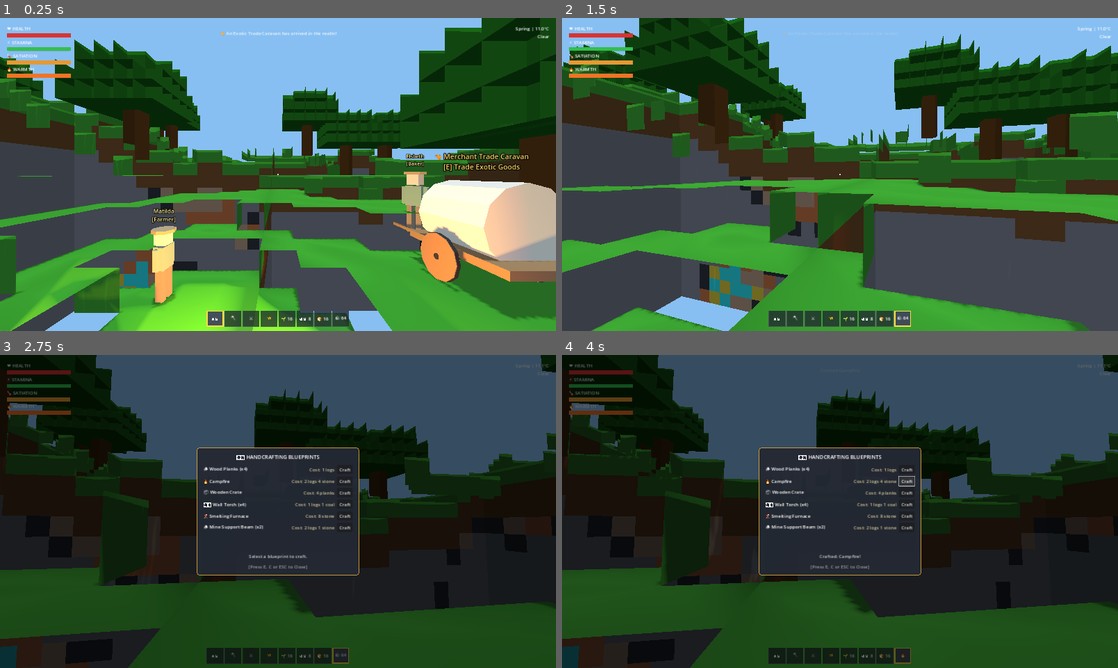
Above: before the commit, frames 1-4 (two rows, left to right).
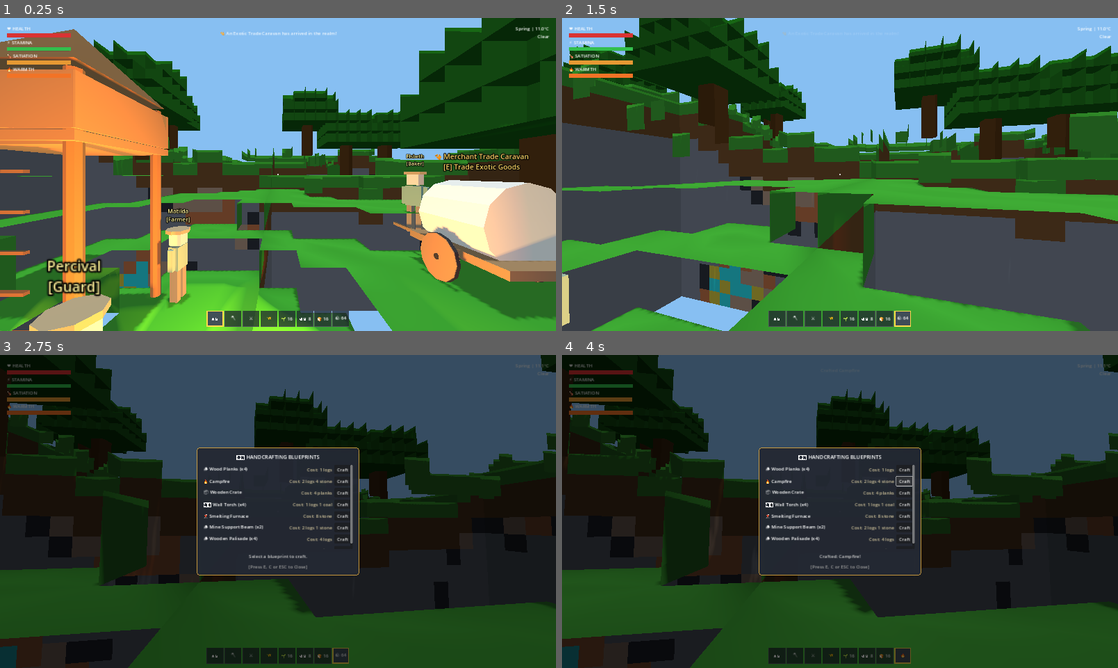
Above: after the commit, the same moments.

Repository: dilmurodmuxsinjonov/my-game
Game: Godot game, scene res://scenes/main.tscn
Two runs of this game, one before a commit and one after it. Both use one fixed random seed, a clock stepped at 60 frames per second and the inputs below.
Inputs (mouse positions are in pixels of both pictures, inside the frame that each line leads up to):
- Up to frame 1 (0.25 s): no input
- Up to frame 2 (1.5 s): tap Enter at 0.5 s; move the mouse to (867, 174) at 0.52 s; hold W from 0.53 s (still down); tap 1 at 0.6 s; click (867, 174) at 0.67 s; tap Space at 0.77 s; move the mouse to (812, 174) at 1.27 s; tap 8 at 1.35 s
- Up to frame 3 (2.75 s): keep holding W; tap Space at 1.52 s; move the mouse to (289, 505) at 2.02 s; tap E at 2.1 s
- Up to frame 4 (4 s): release W at 2.75 s; click "Craft" at 2.75 s; click "Craft" at 3.5 s

The runs differ from the first frame. In frame 1, 18% of the frame differs, in the area x 0-40%, y 3-100%; in frame 2, 0.2%; in frame 3, 0.6%; in frame 4, 0.6%.

Commit message:
feat(fortifications): add archery ballistics, watchtowers, guard citizens, and defensive palisades

Diff:
--- /dev/null
+++ b/scripts/combat/projectile.gd
@@ -0,0 +1,96 @@
+class_name Projectile
+extends Node3D
+
+## Ballistic Projectile Engine (Arrow / Bolt).
+## Simulates parabolic ballistic trajectory y(t) = y0 + vy*t - 0.5*g*t^2,
+## raycast collision detection against entities (Bandits, Player) and voxel terrain.
+
+signal impacted(hit_target: Node, hit_point: Vector3)
+
+var velocity: Vector3 = Vector3.ZERO
+var gravity: float = 9.8
+var damage: float = 35.0
+var shooter: Node = null
+var lifetime: float = 6.0
+var age: float = 0.0
+var is_stuck: bool = false
+
+var model_instance: Node3D
+
+func _ready() -> void:
+	_setup_visuals()
+
+func _setup_visuals() -> void:
+	var glb_path = "res://assets/models/arrow.glb"
+	if ResourceLoader.exists(glb_path):
+		var scene_res = load(glb_path)
+		if scene_res:
+			model_instance = scene_res.instantiate()
+			add_child(model_instance)
+
+func launch(start_pos: Vector3, direction: Vector3, speed: float, dmg: float, p_shooter: Node = null) -> void:
+	global_position = start_pos
+	velocity = direction.normalized() * speed
+	damage = dmg
+	shooter = p_shooter
+	if velocity.length_squared() > 0.01:
+		look_at(global_position + velocity, Vector3.UP)
+
+func _process(delta: float) -> void:
+	if is_stuck:
+		return
+
+	age += delta
+	if age >= lifetime:
+		queue_free()
+		return
+
+	# Ballistic arc integration
+	velocity.y -= gravity * delta
+	var step = velocity * delta
+	var next_pos = global_position + step
+
+	# Rotate towards flight vector
+	if velocity.length_squared() > 0.1:
+		var target_look = global_position + velocity
+		if abs(velocity.normalized().dot(Vector3.UP)) < 0.99:
+			look_at(target_look, Vector3.UP)
+
+	# Raycast check along trajectory
+	var space_state = get_world_3d().direct_space_state
+	var query = PhysicsRayQueryParameters3D.create(global_position, next_pos)
+	if shooter is CollisionObject3D:
+		query.exclude = [shooter.get_rid()]
+
+	var result = space_state.intersect_ray(query)
+	if result:
+		_handle_impact(result)
+	else:
+		global_position = next_pos
+
+func _handle_impact(result: Dictionary) -> void:
+	var hit_collider = result.get("collider")
+	var hit_pos = result.get("position", global_position)
+
+	emit_signal("impacted", hit_collider, hit_pos)
+
+	# Check if hit Bandit enemy
+	if hit_collider and hit_collider.has_method("take_damage"):
+		var knockback = velocity.normalized() * 3.5
+		hit_collider.take_damage(damage, knockback)
+		queue_free()
+		return
+
+	# Check if hit Player (if shot by bandit)
+	if hit_collider is Player:
+		hit_collider.take_damage(damage)
+		queue_free()
+		return
+
+	# Hit terrain or static geometry: stick into surface
+	global_position = hit_pos
+	is_stuck = true
+	# Fade out and clean up after 2.5 seconds
+	var tween = create_tween()
+	tween.tween_interval(2.5)
+	tween.tween_callback(queue_free)
--- a/scripts/core/game_manager.gd
+++ b/scripts/core/game_manager.gd
@@ -114,6 +114,12 @@
 	add_child(fn)
 	workstations.append(fn)
 
+	# 5. Defensive Watchtower
+	var wt = Watchtower.new()
+	var wt_y = voxel_world.get_surface_height(28, 28)
+	wt.position = Vector3(28.5, wt_y + 0.1, 28.5)
+	add_child(wt)
+
 func _spawn_initial_citizens() -> void:
 	var roles_to_spawn = [
 		{"role": Citizen.Role.FARMER, "name": "Geoffrey"},
@@ -121,7 +127,8 @@
 		{"role": Citizen.Role.LUMBERJACK, "name": "Robin"},
 		{"role": Citizen.Role.LUMBERJACK, "name": "Barnaby"},
 		{"role": Citizen.Role.MINER, "name": "Giles"},
-		{"role": Citizen.Role.BAKER, "name": "Elsbeth"}
+		{"role": Citizen.Role.BAKER, "name": "Elsbeth"},
+		{"role": Citizen.Role.GUARD, "name": "Percival"}
 	]
 
 	var spawn_center = Vector3(32, 0, 32)
@@ -179,6 +186,7 @@
 		"miner": role_enum = Citizen.Role.MINER
 		"baker": role_enum = Citizen.Role.BAKER
 		"blacksmith": role_enum = Citizen.Role.BLACKSMITH
+		"guard": role_enum = Citizen.Role.GUARD
 
 	for c in citizens:
 		if c.current_role != role_enum and c.current_role == Citizen.Role.UNASSIGNED:
--- a/scripts/core/voxel_chunk.gd
+++ b/scripts/core/voxel_chunk.gd
@@ -28,7 +28,10 @@
 	COPPER_ORE = 15,
 	STONE_BRICKS = 16,
 	SUPPORT_BEAM = 17,
-	DEEP_GEM_ORE = 18
+	DEEP_GEM_ORE = 18,
+	WOODEN_PALISADE = 19,
+	STONE_BATTLEMENT = 20,
+	WOODEN_GATE = 21
 }
 
 # Block properties
@@ -51,7 +54,10 @@
 	BlockType.COPPER_ORE: 2.0,
 	BlockType.STONE_BRICKS: 2.2,
 	BlockType.SUPPORT_BEAM: 1.2,
-	BlockType.DEEP_GEM_ORE: 3.5
+	BlockType.DEEP_GEM_ORE: 3.5,
+	BlockType.WOODEN_PALISADE: 2.5,
+	BlockType.STONE_BATTLEMENT: 3.0,
+	BlockType.WOODEN_GATE: 1.8
 }
 
 # Chunk grid coordinate (e.g. (0,0), (1,0))
@@ -205,4 +211,7 @@
 		BlockType.STONE_BRICKS: return Color(0.60, 0.60, 0.62)
 		BlockType.SUPPORT_BEAM: return Color(0.35, 0.20, 0.10)
 		BlockType.DEEP_GEM_ORE: return Color(0.20, 0.85, 0.85)
+		BlockType.WOODEN_PALISADE: return Color(0.32, 0.18, 0.08)
+		BlockType.STONE_BATTLEMENT: return Color(0.50, 0.50, 0.52)
+		BlockType.WOODEN_GATE: return Color(0.45, 0.28, 0.14)
 		_: return Color(0.9, 0.9, 0.9)
--- a/scripts/entities/bandit.gd
+++ b/scripts/entities/bandit.gd
@@ -32,6 +32,7 @@
 const GRAVITY: float = 16.0
 
 func _ready() -> void:
+	add_to_group("bandits")
 	_setup_visuals()
 	if voxel_world:
 		pathfinder = GridPathfinder3D.new(voxel_world)
--- a/scripts/entities/citizen.gd
+++ b/scripts/entities/citizen.gd
@@ -26,7 +26,8 @@
 	EATING = 6,
 	SLEEPING = 7,
 	HEALING = 8,
-	FLEEING = 9
+	FLEEING = 9,
+	DEFENDING = 10
 }
 
 @export var citizen_name: String = "Aldous"
@@ -49,6 +50,11 @@
 var pathfinder: GridPathfinder3D
 var voxel_world: VoxelWorld
 var supply_chain: SupplyChain
+
+# Guard & Defense
+var shoot_cooldown: float = 0.0
+var target_bandit: Node3D = null
+var watchtower_ref: Node3D = null
 
 # Locations & Timers
 var workplace_pos: Vector3 = Vector3.ZERO
@@ -110,6 +116,8 @@
 
 	if current_role == Role.UNASSIGNED:
 		_transition_to(State.IDLE)
+	elif current_role == Role.GUARD:
+		_navigate_to(workplace_pos, State.DEFENDING)
 	else:
 		_navigate_to(workplace_pos, State.MOVING_TO_WORK)
 
@@ -134,16 +142,19 @@
 
 	match current_state:
 		State.IDLE:
-			state_timer += delta
-			if state_timer >= wander_cooldown:
-				state_timer = 0.0
-				_start_wandering()
+			if current_role == Role.GUARD:
+				_transition_to(State.DEFENDING)
+			else:
+				state_timer += delta
+				if state_timer >= wander_cooldown:
+					state_timer = 0.0
+					_start_wandering()
 
 		State.WANDER:
-			_follow_path(delta, State.IDLE)
+			_follow_path(delta, State.DEFENDING if current_role == Role.GUARD else State.IDLE)
 
 		State.MOVING_TO_WORK:
-			_follow_path(delta, State.WORKING)
+			_follow_path(delta, State.DEFENDING if current_role == Role.GUARD else State.WORKING)
 
 		State.WORKING:
 			velocity.x = 0
@@ -153,6 +164,11 @@
 				state_timer = 0.0
 				_complete_work_cycle()
 
+		State.DEFENDING:
+			velocity.x = 0
+			velocity.z = 0
+			_process_guard_defense(delta)
+
 		State.EATING:
 			velocity.x = 0
 			velocity.z = 0
@@ -160,7 +176,7 @@
 			if state_timer >= 2.0:
 				state_timer = 0.0
 				hunger = maxf(0.0, hunger - 40.0)
-				_transition_to(State.IDLE if current_role == Role.UNASSIGNED else State.MOVING_TO_WORK)
+				_transition_to(State.IDLE if current_role == Role.UNASSIGNED else (State.DEFENDING if current_role == Role.GUARD else State.MOVING_TO_WORK))
 
 		State.FLEEING:
 			_follow_path(delta, State.IDLE)
@@ -257,6 +273,50 @@
 		_transition_to(State.HEALING)
 		health = 25.0
 
+func _process_guard_defense(delta: float) -> void:
+	shoot_cooldown = maxf(0.0, shoot_cooldown - delta)
+
+	# Scan for bandits
+	var scan_range = 24.0
+	var damage_mult = 1.0
+	if watchtower_ref:
+		scan_range *= Watchtower.RANGE_BONUS_MULT
+		damage_mult *= Watchtower.DAMAGE_BONUS_MULT
+
+	if not target_bandit or not is_instance_valid(target_bandit) or target_bandit.health <= 0.0 or global_position.distance_to(target_bandit.global_position) > scan_range:
+		target_bandit = null
+		var bandits = get_tree().get_nodes_in_group("bandits")
+		var closest_dist = scan_range
+		for b in bandits:
+			if b is Node3D and is_instance_valid(b) and b.get("health") > 0.0:
+				var d = global_position.distance_to(b.global_position)
+				if d < closest_dist:
+					closest_dist = d
+					target_bandit = b
+
+	if target_bandit and is_instance_valid(target_bandit):
+		var diff = target_bandit.global_position - global_position
+		diff.y = 0
+		if diff.length_squared() > 0.01:
+			var target_rot = atan2(-diff.x, -diff.z)
+			rotation.y = lerp_angle(rotation.y, target_rot, 8.0 * delta)
+
+		if shoot_cooldown <= 0.0:
+			shoot_cooldown = 1.8
+			_fire_arrow_at(target_bandit, damage_mult)
+	else:
+		state_timer += delta
+		if state_timer >= 3.0:
+			state_timer = 0.0
+			_start_wandering()
+
+func _fire_arrow_at(target: Node3D, dmg_mult: float) -> void:
+	var proj = Projectile.new()
+	var spawn_pos = global_position + Vector3(0, 1.3, 0)
+	var dir = (target.global_position + Vector3(0, 0.8, 0) - spawn_pos).normalized()
+	get_parent().add_child(proj)
+	proj.launch(spawn_pos, dir, 32.0, 30.0 * dmg_mult, self)
+
 func _get_role_name(r: Role) -> String:
 	match r:
 		Role.FARMER: return "Farmer"
--- a/scripts/entities/player.gd
+++ b/scripts/entities/player.gd
@@ -281,6 +281,11 @@
 
 	var item = hotbar[active_slot]
 
+	# 0. Ranged archery attack
+	if item.get("tool_type") == "bow":
+		_fire_player_arrow()
+		return
+
 	# 1. Melee combat against enemies (Bandit, etc.)
 	if collider is Bandit:
 		var dmg = 20.0
@@ -368,8 +373,17 @@
 
 	# 5. Placeable workstation placement (Furnace, Campfire, Crate, Workbench)
 	if item.get("type") == "placeable" and item.get("count", 0) > 0 and item.get("name") != "Torch":
+		var item_name = item.get("name", "")
+		if "Watchtower" in item_name:
+			var wt = Watchtower.new()
+			wt.position = hit_point + hit_normal * 0.1
+			get_tree().current_scene.add_child(wt)
+			item["count"] -= 1
+			emit_signal("block_action_performed", "place_station", Vector3i(int(wt.position.x), int(wt.position.y), int(wt.position.z)), 0)
+			emit_signal("hotbar_slot_changed", active_slot, item)
+			return
+
 		var st_type = item.get("station_type", Workstation.StationType.CAMPFIRE)
-		var item_name = item.get("name", "")
 		if "Furnace" in item_name:
 			st_type = Workstation.StationType.FURNACE
 		elif "Crate" in item_name:
@@ -386,6 +400,16 @@
 		emit_signal("block_action_performed", "place_station", Vector3i(int(ws.position.x), int(ws.position.y), int(ws.position.z)), 0)
 		emit_signal("hotbar_slot_changed", active_slot, item)
 		return
+
+func _fire_player_arrow() -> void:
+	if not camera:
+		return
+	var proj = Projectile.new()
+	var spawn_pos = camera.global_position - camera.global_transform.basis.z * 0.4 + Vector3(0, -0.1, 0)
+	var dir = -camera.global_transform.basis.z.normalized()
+	get_tree().current_scene.add_child(proj)
+	proj.launch(spawn_pos, dir, 36.0, 45.0, self)
+	emit_signal("block_action_performed", "shoot_arrow", Vector3i.ZERO, 0)
 
 func _add_resource_from_mined_block(block_type: int) -> void:
 	if not supply_chain:
@@ -409,5 +433,11 @@
 			supply_chain.add_resource("stone_bricks", 1)
 		VoxelChunk.BlockType.SUPPORT_BEAM:
 			supply_chain.add_resource("support_beam", 1)
+		VoxelChunk.BlockType.WOODEN_PALISADE:
+			supply_chain.add_resource("palisade", 1)
+		VoxelChunk.BlockType.STONE_BATTLEMENT:
+			supply_chain.add_resource("battlement", 1)
+		VoxelChunk.BlockType.WOODEN_GATE:
+			supply_chain.add_resource("gate", 1)
 		VoxelChunk.BlockType.WHEAT_CROP:
 			supply_chain.add_resource("wheat", 2)
--- a/scripts/ui/crafting_menu.gd
+++ b/scripts/ui/crafting_menu.gd
@@ -51,6 +51,16 @@
 			"name": "Mine Support Beam (x2)",
 			"inputs": {"logs": 2, "stone": 1},
 			"output": {"name": "Support Beam", "type": "block", "block_type": 17, "icon": "🪵", "count": 2}
+		},
+		{
+			"name": "Wooden Palisade (x4)",
+			"inputs": {"logs": 4},
+			"output": {"name": "Wooden Palisade", "type": "block", "block_type": 19, "icon": "🪵", "count": 4}
+		},
+		{
+			"name": "Stone Battlement (x4)",
+			"inputs": {"stone_bricks": 4},
+			"output": {"name": "Stone Battlement", "type": "block", "block_type": 20, "icon": "🧱", "count": 4}
 		}
 	],
 	"workbench": [
@@ -68,6 +78,26 @@
 			"name": "Knight's Sword",
 			"inputs": {"iron_ore": 3, "logs": 1},
 			"output": {"name": "Knight Sword", "type": "tool", "tool_type": "sword", "icon": "⚔️", "count": 1}
+		},
+		{
+			"name": "Hunting Bow",
+			"inputs": {"logs": 3, "fine_fabric": 1},
+			"output": {"name": "Hunting Bow", "type": "tool", "tool_type": "bow", "icon": "🏹", "count": 1}
+		},
+		{
+			"name": "Arrow Bundle (x10)",
+			"inputs": {"logs": 1, "iron_ingots": 1},
+			"output": {"name": "Arrows", "type": "arrow", "icon": "🎯", "count": 10}
+		},
+		{
+			"name": "Defensive Watchtower",
+			"inputs": {"logs": 8, "stone_bricks": 4},
+			"output": {"name": "Watchtower", "type": "placeable", "icon": "🏰", "count": 1}
+		},
+		{
+			"name": "Defensive Gate",
+			"inputs": {"logs": 4, "iron_ingots": 2},
+			"output": {"name": "Defensive Gate", "type": "block", "block_type": 21, "icon": "🚪", "count": 1}
 		},
 		{
 			"name": "Farmland Hoe",
--- a/scripts/ui/royal_ledger.gd
+++ b/scripts/ui/royal_ledger.gd
@@ -27,7 +27,8 @@
 	"lumberjack": 2,
 	"miner": 1,
 	"baker": 1,
-	"blacksmith": 0
+	"blacksmith": 0,
+	"guard": 0
 }
 var total_citizens: int = 8
 
@@ -130,7 +131,7 @@
 	demo_title.add_theme_font_size_override("font_size", 15)
 	col1.add_child(demo_title)
 
-	for role in ["farmer", "lumberjack", "miner", "baker", "blacksmith"]:
+	for role in ["farmer", "lumberjack", "miner", "baker", "blacksmith", "guard"]:
 		var row = HBoxContainer.new()
 		var r_name = Label.new()
 		r_name.text = role.capitalize() + ":"
--- /dev/null
+++ b/scripts/world/watchtower.gd
@@ -0,0 +1,48 @@
+class_name Watchtower
+extends StaticBody3D
+
+## Medieval Defensive Watchtower Structure.
+## Elevates archers and guards to a high vantage point (+3.5m platform).
+## Grants +25% detection & engagement range and +15% kinetic ballistic damage bonus.
+
+var model_instance: Node3D
+var collision_shape: CollisionShape3D
+var prompt_label: Label3D
+
+# Guard garrisoning
+var assigned_guard: Node = null
+const PLATFORM_HEIGHT: float = 3.5
+const RANGE_BONUS_MULT: float = 1.25
+const DAMAGE_BONUS_MULT: float = 1.15
+
+func _ready() -> void:
+	_setup_visuals()
+
+func _setup_visuals() -> void:
+	# Base collision shape (2.4m x 4.5m x 2.4m)
+	collision_shape = CollisionShape3D.new()
+	var box = BoxShape3D.new()
+	box.size = Vector3(2.4, 4.6, 2.4)
+	collision_shape.shape = box
+	collision_shape.position = Vector3(0, 2.3, 0)
+	add_child(collision_shape)
+
+	# Load Blender watchtower.glb
+	var glb_path = "res://assets/models/watchtower.glb"
+	if ResourceLoader.exists(glb_path):
+		var scene_res = load(glb_path)
+		if scene_res:
+			model_instance = scene_res.instantiate()
+			add_child(model_instance)
+
+	# Prompt billboard
+	prompt_label = Label3D.new()
+	prompt_label.text = "🏹 Defensive Watchtower\n[E] Station Archer / Guard"
+	prompt_label.position = Vector3(0, 4.8, 0)
+	prompt_label.billboard = BaseMaterial3D.BILLBOARD_ENABLED
+	prompt_label.font_size = 26
+	prompt_label.modulate = Color(0.9, 0.85, 0.4)
+	add_child(prompt_label)
+
+func get_platform_position() -> Vector3:
+	return global_position + Vector3(0, PLATFORM_HEIGHT, 0)
Binary file added: assets/models/arrow.glb
Not shown, added: assets/models/arrow.glb.import
Binary file changed: assets/models/campfire.glb
Binary file added: assets/models/hunting_bow.glb
Not shown, added: assets/models/hunting_bow.glb.import
Binary file changed: assets/models/sword.glb
Binary file added: assets/models/watchtower.glb
Not shown, added: assets/models/watchtower.glb.import
Not shown, added: scripts/combat/projectile.gd.uid
Not shown, added: scripts/world/watchtower.gd.uid
Not shown, changed: tests/test_engine_vertical_slice.py
Not shown, changed: tools/generate_models.py
